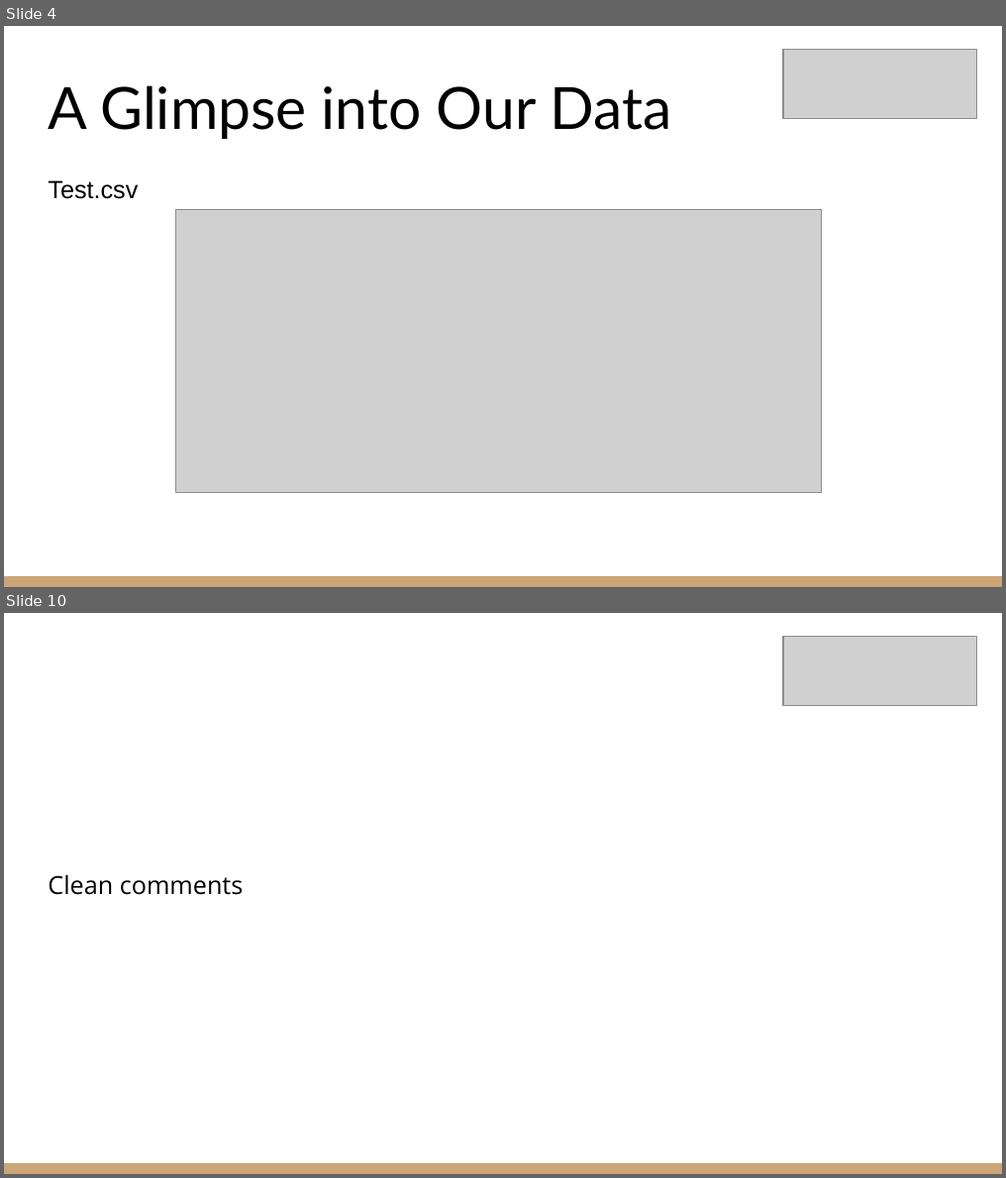
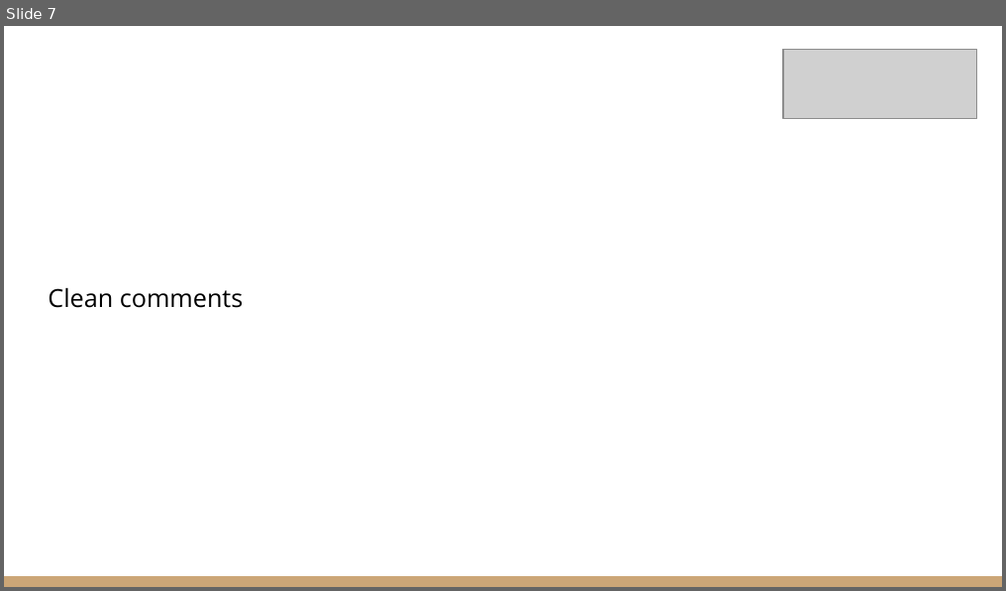
Before and after one commit to DarKenW/HoneyBadgerCoding, a slide deck: Project/Jigsaw Comments Classification.pptx. Shown one above the other, each under a label of ours: slides 4 and 10 before the commit, slide 7 after it; the slides between them are not shown. The pictures are 1006x1178 and 1006x591 pixels, drawn with LibreOffice and Linux fonts; fonts in the diff are those of the drawing; grey boxes stand for pictures; background and template pictures are left out. Boxes give left, top, right and bottom in pixels: in the first picture for what was removed or moved away, otherwise in the second. Text is boxed around its words. In the diff, an @@ line names an element or a change of style, - is before the commit and + after.

```diff
--- a/Project/Jigsaw Comments Classification.pptx
+++ b/Project/Jigsaw Comments Classification.pptx
@@ slide 4 removed at [4,26,1002,587], background #FFFFFF; not listed: 1 template element that a slide beside it also shows @@
@@ picture removed at [783,49,977,119] @@
@@ title removed at [48,85,671,139] @@
-A Glimpse into Our Data
@@ text removed at [48,180,138,199] @@
-Test.csv
@@ picture removed at [175,209,823,493] @@
@@ what was slide 10 is now slide 7 @@
```
Also in this commit, not shown: 8 slides changed, 9 slides added, 6 other slides removed, 4 other files.
